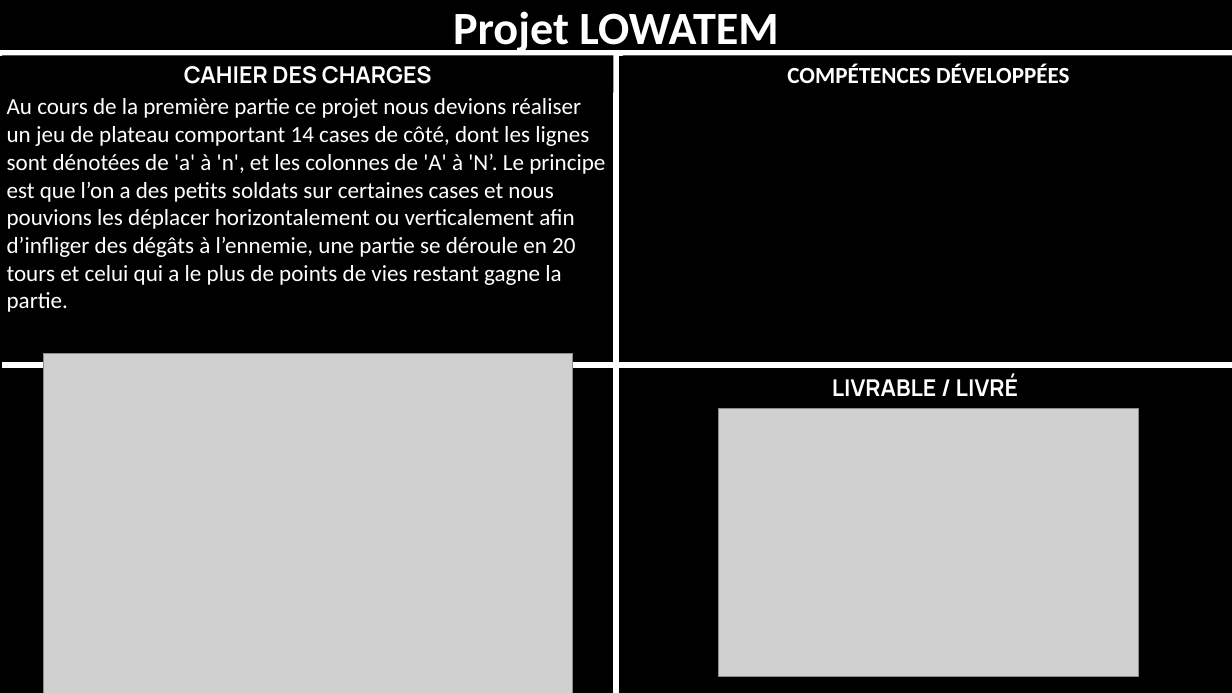
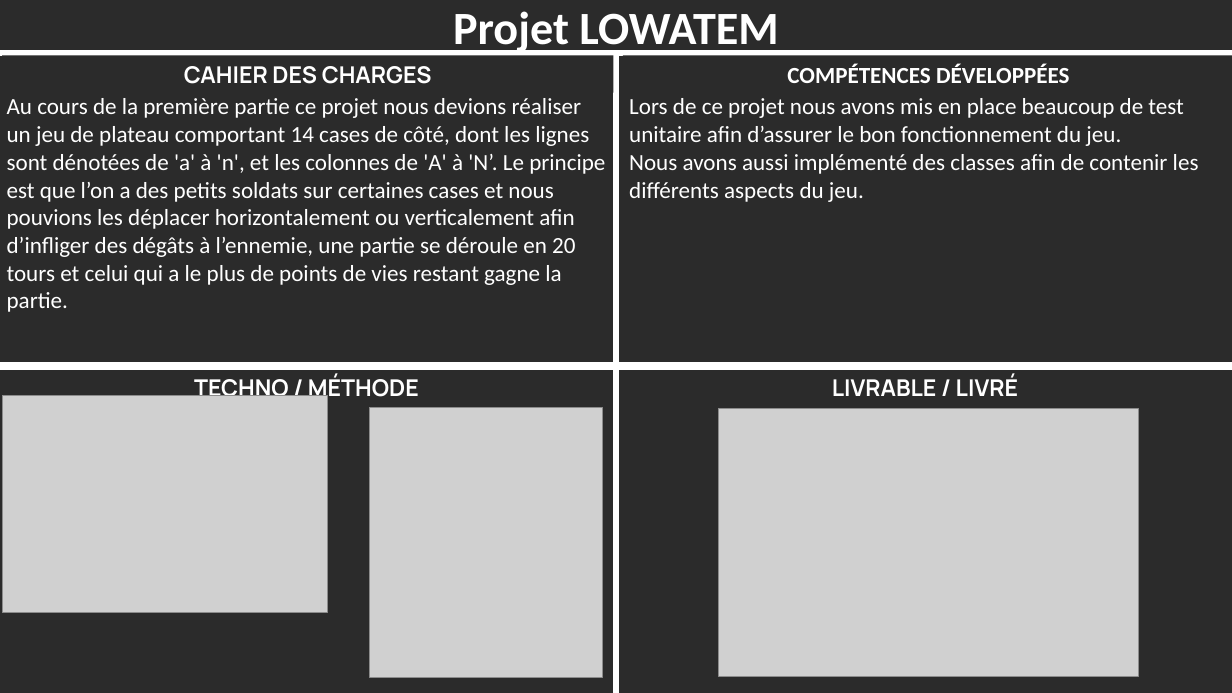
Before and after one commit to EdouardSence/portfolio, a slide deck: slide 1 of RETEX/projet lowatem.pptx. Drawn at 1232x693 pixels with LibreOffice and Linux fonts; fonts in the diff are those of the drawing; grey boxes stand for pictures; background and template pictures are left out; a plain dark background stands for a picture behind light text. Boxes give left, top, right and bottom in pixels: in the first picture for what was removed or moved away, otherwise in the second. Text is boxed around its words. In the diff, an @@ line names an element or a change of style, - is before the commit and + after.

```diff
--- a/RETEX/projet lowatem.pptx
+++ b/RETEX/projet lowatem.pptx
@@ background #000000 to picture (left out) @@
@@ text added at <box>629,98,1199,202</box>, 18 pt, text #FFFFFF @@
+Lors de ce projet nous avons mis en place beaucoup de test unitaire afin d’assurer le bon fonctionnement du jeu.
+Nous avons aussi implémenté des classes afin de contenir les différents aspects du jeu.
@@ fill #000000 to #FFFFFF in 4 elements at <box>2,55,614,92</box>, <box>623,55,1232,92</box>, <box>619,370,1231,407</box>, <box>1,369,613,406</box> @@
@@ text in rectangle at <box>194,374,419,402</box>: text added @@
+TECHNO / MÉTHODE
@@ picture: place and size @@
-picture at <box>43,353,573,693</box>
+picture at <box>2,396,327,613</box>
@@ picture added at <box>370,408,604,677</box> @@
```
Also in this commit, not shown: 6 other files.
